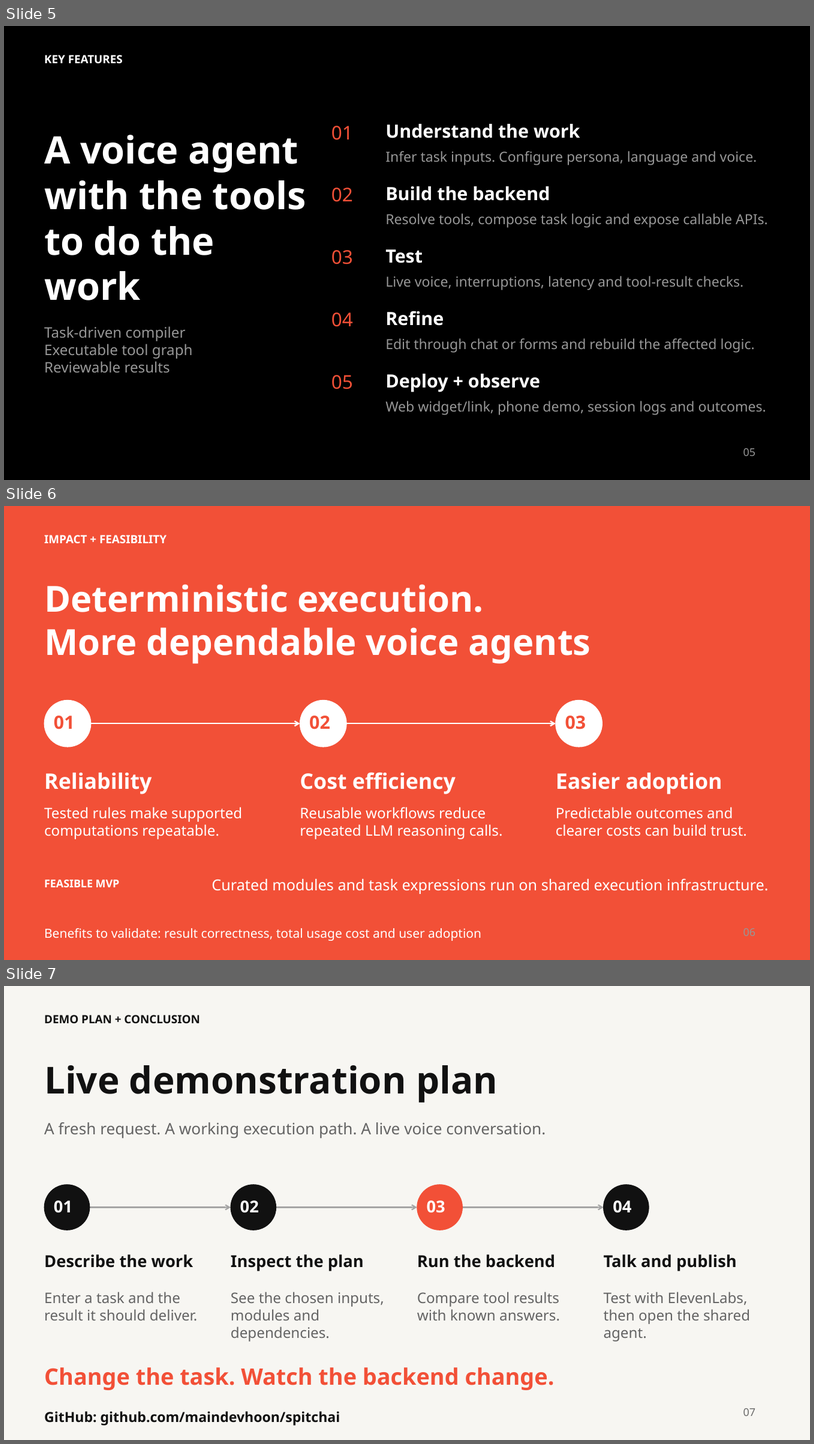
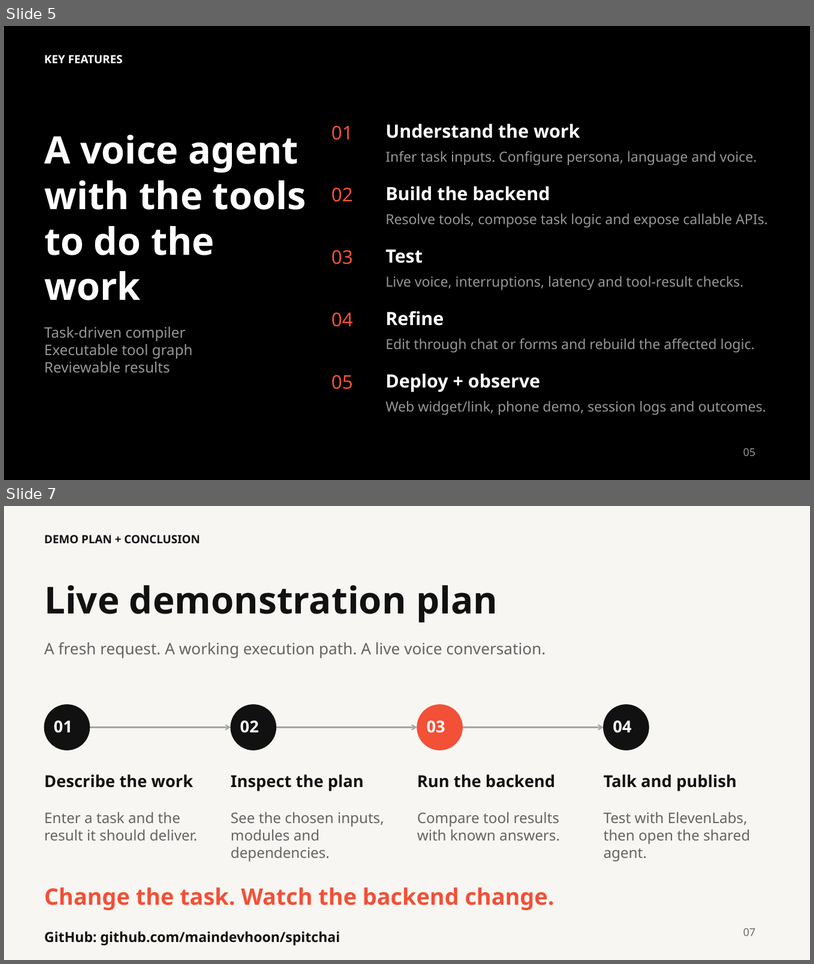
Before and after one commit to maindevhoon/spitchai, a slide deck: submission/SpitchAI-Build-Arena-Submission.pptx. Shown one above the other, each under a label of ours: slides 5, 6 and 7 before the commit, slides 5 and 7 after it; the slides between them are not shown. The pictures are 814x1444 and 814x964 pixels, drawn with LibreOffice and Linux fonts; fonts in the diff are those of the drawing. Boxes give left, top, right and bottom in pixels: in the first picture for what was removed or moved away, otherwise in the second. Text is boxed around its words. In the diff, an @@ line names an element or a change of style, - is before the commit and + after.

```diff
--- a/submission/SpitchAI-Build-Arena-Submission.pptx
+++ b/submission/SpitchAI-Build-Arena-Submission.pptx
@@ slide 6 removed at bbox=[4, 506, 810, 960], background #F25037 @@
@@ text removed at bbox=[44, 535, 167, 543] @@
-IMPACT + FEASIBILITY
@@ text removed at bbox=[44, 584, 591, 664] @@
-Deterministic execution.
-More dependable voice agents
@@ ellipse removed at bbox=[45, 700, 91, 747] @@
@@ ellipse removed at bbox=[300, 700, 347, 747] @@
@@ ellipse removed at bbox=[556, 700, 602, 747] @@
@@ text removed at bbox=[54, 715, 75, 729] @@
-01
@@ text removed at bbox=[309, 715, 330, 729] @@
-02
@@ text removed at bbox=[566, 715, 587, 729] @@
-03
@@ arrow removed from (91, 723) to (300, 723) @@
@@ arrow removed from (347, 723) to (556, 723) @@
@@ text removed at bbox=[44, 772, 152, 794] @@
-Reliability
@@ text removed at bbox=[300, 772, 456, 794] @@
-Cost efficiency
@@ text removed at bbox=[556, 772, 723, 794] @@
-Easier adoption
@@ text removed at bbox=[44, 807, 242, 839] @@
-Tested rules make supported
-computations repeatable.
@@ text removed at bbox=[300, 807, 503, 839] @@
-Reusable workflows reduce
-repeated LLM reasoning calls.
@@ text removed at bbox=[556, 807, 747, 836] @@
-Predictable outcomes and
-clearer costs can build trust.
@@ text removed at bbox=[44, 879, 120, 887] @@
-FEASIBLE MVP
@@ text removed at bbox=[212, 878, 768, 894] @@
-Curated modules and task expressions run on shared execution infrastructure.
@@ text removed at bbox=[44, 928, 482, 940] @@
-Benefits to validate: result correctness, total usage cost and user adoption
```
Also in this commit, not shown: 1 slide added, 1 other file.
